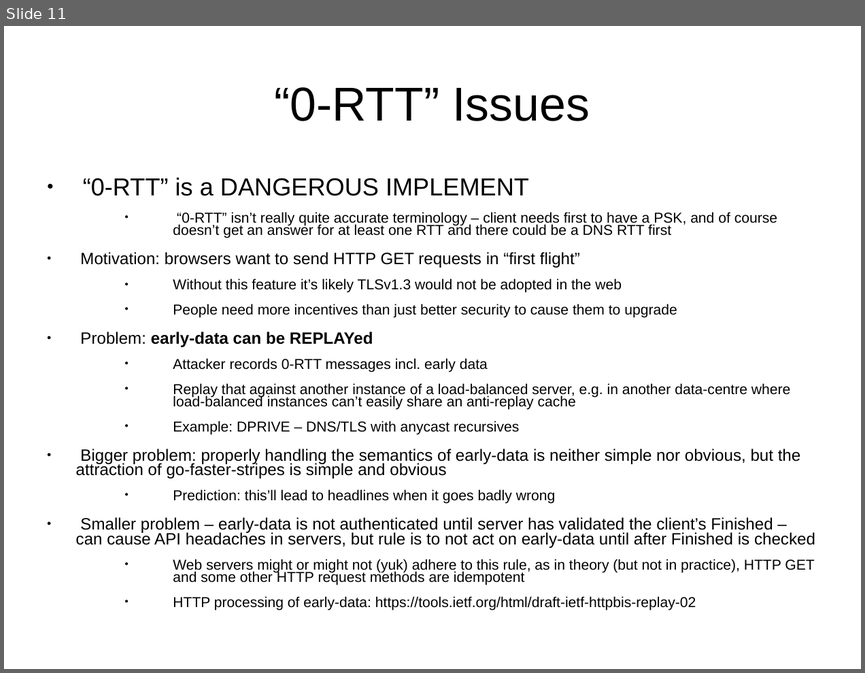
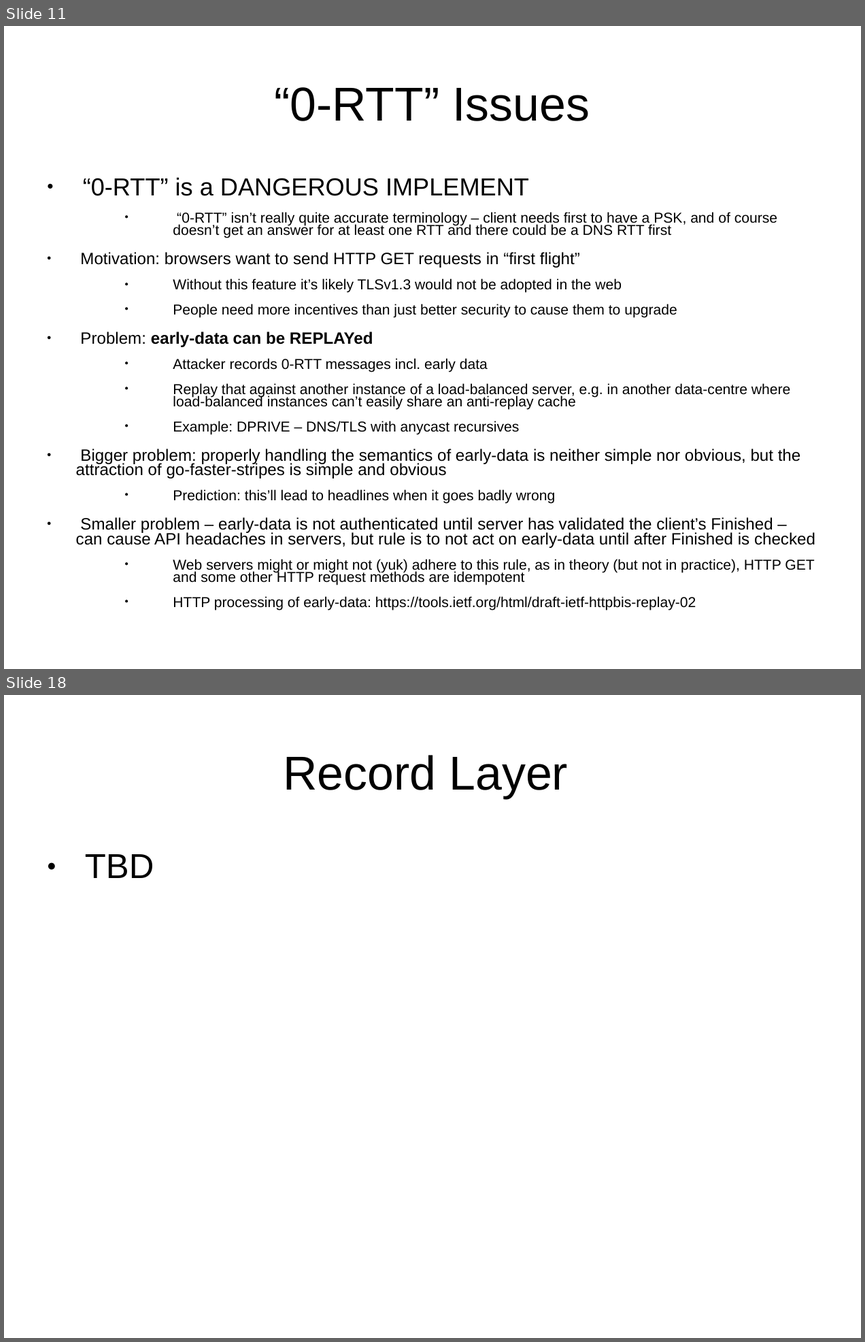
Before and after one commit to sftcd/cs7053, a slide deck: 2016lectures/07-tls13.ppt. Shown one above the other, each under a label of ours: slide 11 before the commit, slides 11 and 18 after it; the slides between them are not shown. The pictures are 865x673 and 865x1342 pixels, drawn with LibreOffice and Linux fonts; fonts in the diff are those of the drawing. Boxes give left, top, right and bottom in pixels: in the first picture for what was removed or moved away, otherwise in the second. Text is boxed around its words. In the diff, an @@ line names an element or a change of style, - is before the commit and + after.

```diff
--- a/2016lectures/07-tls13.ppt
+++ b/2016lectures/07-tls13.ppt
@@ slide 18 added at (x1=4, y1=695, x2=861, y2=1338), background #FFFFFF @@
@@ title added at (x1=283, y1=755, x2=568, y2=799), 44 pt, text #000000 @@
+Record Layer
@@ text added at (x1=85, y1=854, x2=154, y2=878), 32 pt, text #000000 @@
+● TBD
```
Also in this commit, not shown: 9 other slides added, 2 other files.
